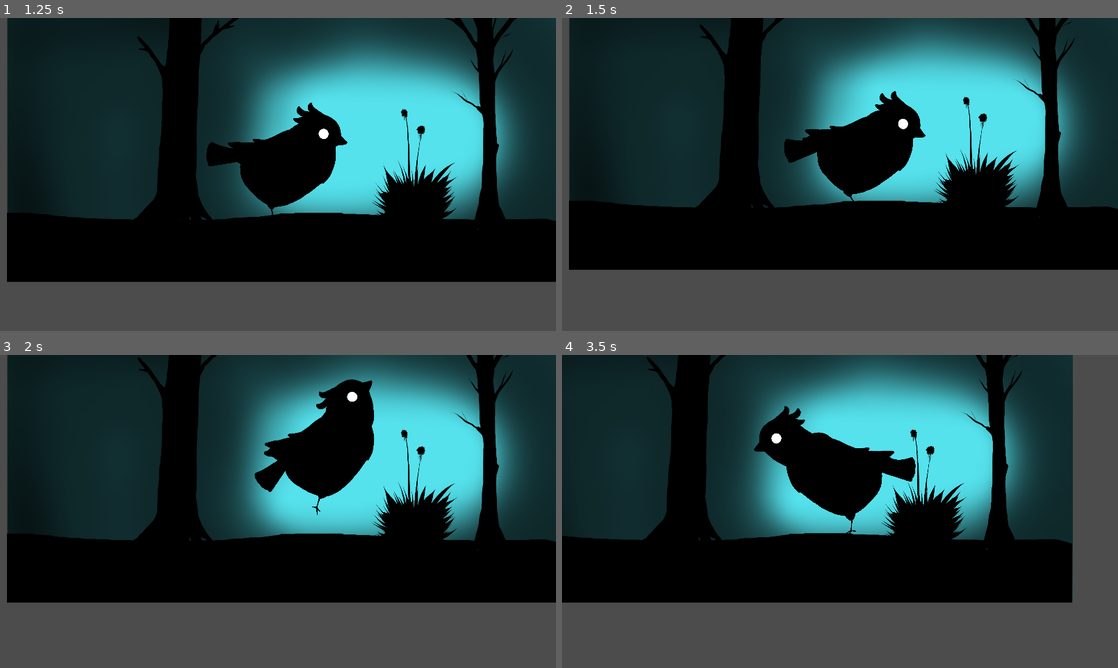
Above: before the commit, frames 1-4 (two rows, left to right).
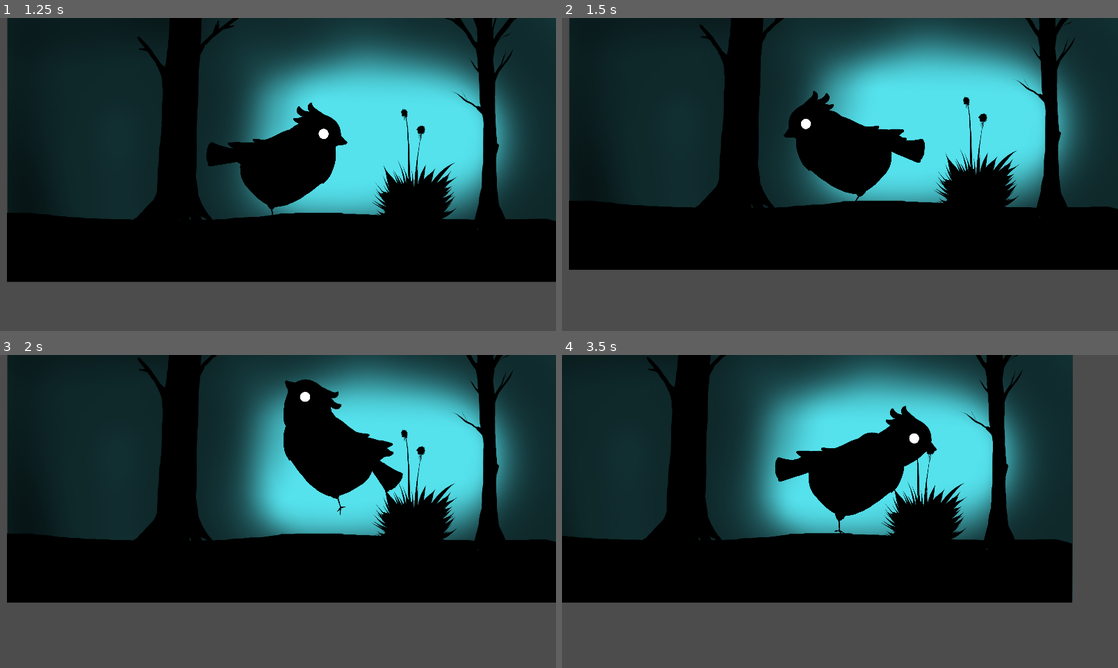
Above: after the commit, the same moments.

Repository: mikeask/Veil
Game: Godot game, scene res://Scenes/MainMenu.tscn
Same seed, same stepped clock (60 frames per second), same inputs: the game is played once before the commit and once after it.
Inputs (mouse positions are in pixels of both pictures, inside the frame that each line leads up to):
- Up to frame 1 (1.25 s): click (88, 183) at 0.5 s
- Up to frame 2 (1.5 s): hold Right (ui_right) from 1.28 s (still down)
- Up to frame 3 (2 s): keep holding Right (ui_right); tap Up (ui_up) at 1.52 s
- Up to frame 4 (3.5 s): tap Up (ui_up) at 2.27 s; release Right (ui_right) at 2.78 s; hold Left (ui_left) from 2.78 s (still down)

Frame 1 is identical in both runs. In frame 2, 2.6% of the frame differs, in the area x 39-66%, y 23-59%; in frame 3, 3.7%, in the area x 45-73%, y 7-52%; in frame 4, 3.5%.

Commit message:
burd movimentaçao corrigida

Diff:
--- a/Animation/Bird.gd
+++ b/Animation/Bird.gd
@@ -59,7 +59,7 @@
 	if Input.is_action_just_pressed("ui_left"):
 		scale.x = -1
 	if Input.is_action_just_pressed("ui_right"):
-		scale.x = 1
+		scale.x = -1
 
 
 
